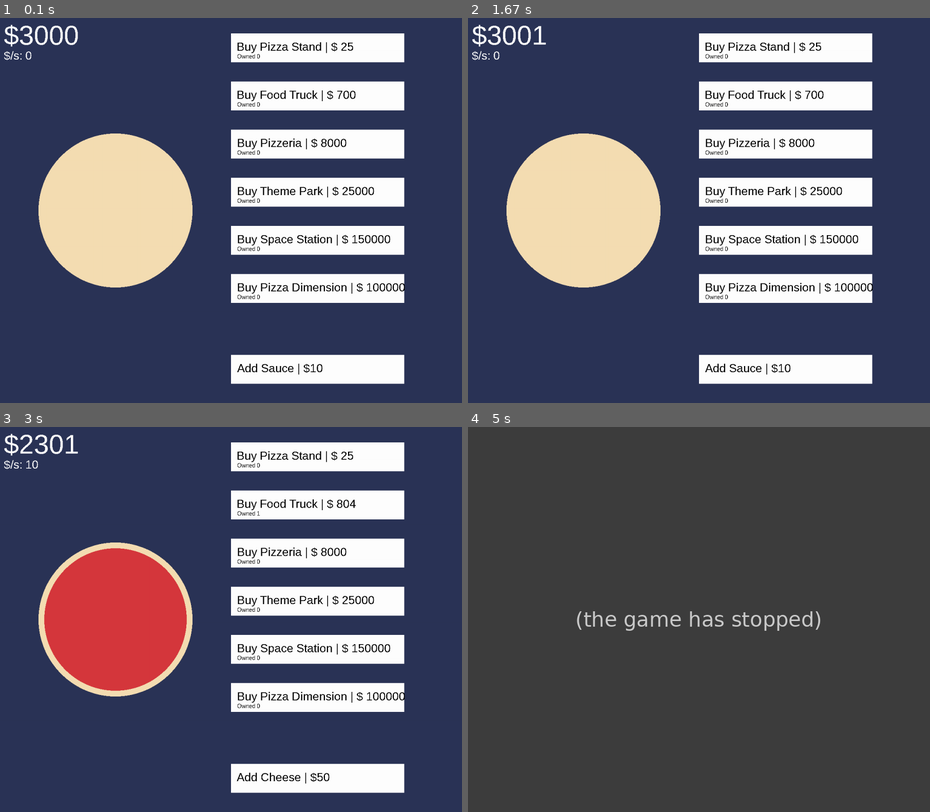
Above: before the commit, frames 1-4 (two rows, left to right).
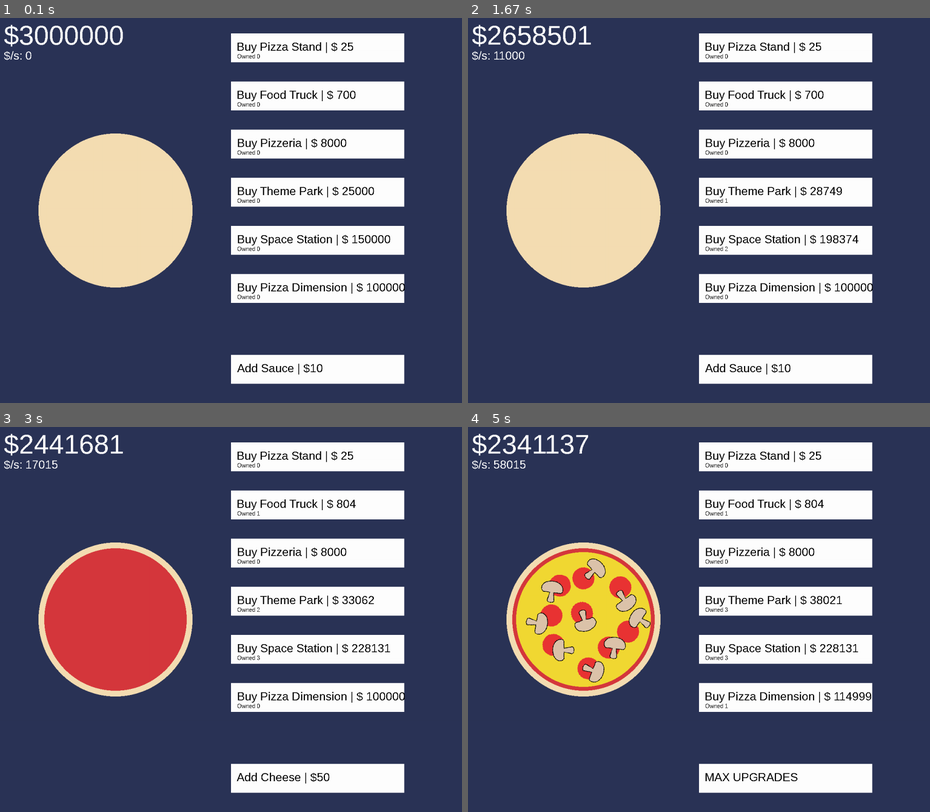
Above: after the commit, the same moments.

Repository: my-dimons/Genius-Hour-2024-Pygame
Game: pygame game, started from games/pizza-clicker/pizza_clicker.py
Two runs of this game, one before a commit and one after it. Both use one fixed random seed, a clock stepped at 60 frames per second and the inputs below.
Inputs (mouse positions are in pixels of both pictures, inside the frame that each line leads up to):
- Up to frame 1 (0.1 s): no input
- Up to frame 2 (1.67 s): click (846, 198) at 0.38 s; click (703, 237) at 0.72 s; click (555, 152) at 1.05 s; click (754, 245) at 1.38 s
- Up to frame 3 (3 s): click (240, 488) at 1.72 s; click (235, 661) at 2.05 s; click "Add Sauce | $10" at 2.38 s; click (323, 588) at 2.72 s
- Up to frame 4 (5 s): click "Add Cheese | $50" at 3.05 s; click "Add Pepperoni | $250" at 3.38 s; click "Add Mushroom | $1250" at 3.72 s; click (565, 546) at 4.05 s; click (717, 604) at 4.38 s; click (865, 708) at 4.72 s

The runs differ from the first frame. In frame 1, 0.2% of the frame differs, in the area x 17-27%, y 2-8%; in frame 2, 0.6%; in frame 3, 0.6%; in frame 4, 77%, in the area x 0-100%, y 0-100%.
Error before the commit: TypeError: 'int' object is not subscriptable (pizza_clicker.py line 362); the game stopped at 3.38 s (later frames are placeholders)

Commit message:
added mushrooms + images

Diff:
--- a/games/pizza-clicker/pizza_clicker.py
+++ b/games/pizza-clicker/pizza_clicker.py
@@ -54,18 +54,21 @@
 # cheese
 CHEESE_RADIUS = PIZZA_RADIUS - 25
 # pepperoni
-PEPPERONI_SIZE = 3.5
-PEPPERONI_DIMENSIONS = PIZZA_RADIUS/PEPPERONI_SIZE
-TOPPING_VARIANCE = 18
+TOPPING_SIZE = 3.5
+TOPPING_DIMENSIONS = PIZZA_RADIUS/TOPPING_SIZE
+TOPPING_VARIANCE = 25
 PEPPERONI_IMAGE = pygame.image.load(os.path.join('games', 'pizza-clicker', 'assets', 'pepperoni.png'))
-PEPPERONI = pygame.transform.scale(PEPPERONI_IMAGE, (PEPPERONI_DIMENSIONS, PEPPERONI_DIMENSIONS))
+PEPPERONI = pygame.transform.scale(PEPPERONI_IMAGE, (TOPPING_DIMENSIONS, TOPPING_DIMENSIONS))
+MUSHROOM_IMAGE = pygame.image.load(os.path.join('games', 'pizza-clicker', 'assets', 'mushroom.png'))
+MUSHROOM = pygame.transform.scale(MUSHROOM_IMAGE, (TOPPING_DIMENSIONS, TOPPING_DIMENSIONS))
 # mushrooms
 #nothin here yet
 
 SAUCE_UNLOCKED = False
 CHEESE_UNLOCKED = False
 PEPPERONI_UNLOCKED = False
-MAX_TOPPINGS = 3 # count all the toppings
+MUSHROOM_UNOCKED = False
+MAX_TOPPINGS = 4 # count all the toppings
 
 
 #CURRANCY
@@ -81,6 +84,7 @@
     get_global_buildings()
     # Calculate all the topping variation
     pepperoni_variation = calculate_topping_variation()
+    mushroom_variation = calculate_topping_variation()
     # Buildings
     building_buttons = [(PIZZA_STAND_BUTTON, "Pizza Stand"),
                  (FOOD_TRUCK_BUTTON, "Food Truck"),
@@ -94,23 +98,23 @@
     pizza_stand_money = 1
     food_trucks_owned = 0
     food_truck_price = FOOD_TRUCK_BASE_PRICE
-    food_truck_money = 10
+    food_truck_money = 15
     pizzerias_owned = 0
     pizzeria_price = PIZZERIA_BASE_PRICE
-    pizzeria_money = 50
+    pizzeria_money = 150
     theme_parks_owned = 0
     theme_park_price = THEME_PARK_BASE_PRICE
-    theme_park_money = 350
+    theme_park_money = 1000
     space_stations_owned = 0
     space_station_price = SPACE_STATION_BASE_PRICE
-    space_station_money = 1500
+    space_station_money = 5000
     pizza_dimensions_owned = 0
     pizza_dimension_price = PIZZA_DIMENSION_BASE_PRICE
-    pizza_dimension_money = 4000
+    pizza_dimension_money = 40000
     #Building Variables
 
     # Money
-    money = 3000
+    money = 3000000
     money_muliplier = 1
     multiplier_cost = 10
     money_per_second = 0
@@ -225,7 +229,8 @@
                     pepperoni_variation,
                     building_buy_text,
                     building_buttons,
-                    buildings_owned_text)
+                    buildings_owned_text,
+                    mushroom_variation)
 
 def buy_building(owned, price, money):
     global BUILDING_PRICE_INCREASE
@@ -239,11 +244,11 @@
         print("NOT ENOUGH MONEY")
         return owned, price, money
 
-def draw_window(money_text, upgrade_text, button, toppings_unlocked, money_per_second, pepperoni_variation, building_text, buildings, buildings_owned_text): #UPDATE DISPLAY
+def draw_window(money_text, upgrade_text, button, toppings_unlocked, money_per_second, pepperoni_variation, building_text, buildings, buildings_owned_text, mushroom_variation): #UPDATE DISPLAY
     WIN.fill(BACKGROUND_COLOR)
 
     # Render pizza with toppings
-    render_pizza(toppings_unlocked, pepperoni_variation)
+    render_pizza(toppings_unlocked, pepperoni_variation, mushroom_variation)
 
     # Render text
     WIN.blit(money_per_second, (10, 80))
@@ -307,7 +312,7 @@
     global PIZZA_DIMENSION_BASE_PRICE
     global PIZZA_DIMENSION_BUTTON
 
-def render_pizza(toppings_unlocked, pepperoni_variation):
+def render_pizza(toppings_unlocked, pepperoni_variation, mushroom_variation):
     # PIZZA
     pygame.draw.circle(WIN, BROWN, PIZZA_POS, PIZZA_RADIUS)
 
@@ -324,20 +329,23 @@
     # PEPPERONI
     if toppings_unlocked >= 3:
         PEPPERONI_UNLOCKED = True
-        render_variation_toppings(PIZZA_POS[0], PIZZA_POS[1], pepperoni_variation, PEPPERONI_DIMENSIONS)
+        render_variation_toppings(PIZZA_POS[0], PIZZA_POS[1], pepperoni_variation, TOPPING_DIMENSIONS, PEPPERONI)
+
+    # MUSHROOM
+    if toppings_unlocked >= 4:
+        MUSHROOM_UNOCKED = True
+        render_variation_toppings(PIZZA_POS[0], PIZZA_POS[1], mushroom_variation, TOPPING_DIMENSIONS, MUSHROOM)
 # Uses an array of turples to calculate the individual amount of variance for a topping
 def calculate_topping_variation():
     i = 0
     variance = []
-    image_rotation = []
     while i < 10:
-        variance.append([random.randrange(-TOPPING_VARIANCE, TOPPING_VARIANCE), random.randrange(-TOPPING_VARIANCE, TOPPING_VARIANCE)])
-        image_rotation.append(pygame.transform.rotate(PEPPERONI, random.randrange(0, 360)))
+        variance.append([random.randrange(-TOPPING_VARIANCE, TOPPING_VARIANCE), random.randrange(-TOPPING_VARIANCE, TOPPING_VARIANCE), random.randrange(0, 360)])
         i += 1
 
     return variance
 # CHANGE THIS FORMAT FROM CIRCLES -> IMAGES
-def render_variation_toppings(x_pos, y_pos, variation, dimensions):
+def render_variation_toppings(x_pos, y_pos, variation, dimensions, image):
     x = 0 # doesn't do anything, just a filler for the pepperoni dimensions
     i = 0
     corners = PIZZA_RADIUS/1.7
@@ -359,7 +367,7 @@
         # set the centers
         rect.x -= dimensions/2
         rect.y -= dimensions/2
-        WIN.blit(pygame.transform.rotate(variation[i][0][0], rect))
+        WIN.blit(pygame.transform.rotate(image, variation[i][2]), (rect.x, rect.y))
         i += 1
 # Get the next topping in the form of a string
 def next_topping(toppings_unlocked, multiplier_cost):
@@ -380,6 +388,9 @@
         case 3:
             topping = "Pepperoni"
             add, cost = ADD, COST
+        case 4:
+            topping = "Mushroom"
+            add, cost = ADD, COST
         case _:
             topping = "MAX UPGRADES"
             add = ""
@@ -389,13 +400,13 @@
 # For fun
 def grow_pizza(increment):
     global PIZZA_RADIUS, SAUCE_RADIUS, CHEESE_RADIUS
-    global PEPPERONI_DIMENSIONS
+    global TOPPING_DIMENSIONS
 
     PIZZA_RADIUS += increment
     SAUCE_RADIUS += increment
     CHEESE_RADIUS += increment
 
-    PEPPERONI_DIMENSIONS = PIZZA_RADIUS/7.5
+    TOPPING_DIMENSIONS = PIZZA_RADIUS/7.5
 
 def clicked_circle(self, radius):
     mouse_x, mouse_y = pygame.mouse.get_pos()
@@ -410,7 +421,6 @@
 # TODO
 # (CHANGE) Center money text
 # (ADD)    MORE TOPPINGS
-# (ADD)    Text below the buy building text that shows how many buildings you own
 
 # TOPPINGS LIST
 # Mushrooms
Binary file added: games/pizza-clicker/assets/mushroom.png
Binary file added: games/pizza-clicker/assets/olive.png
Binary file added: games/pizza-clicker/assets/tomato.png
